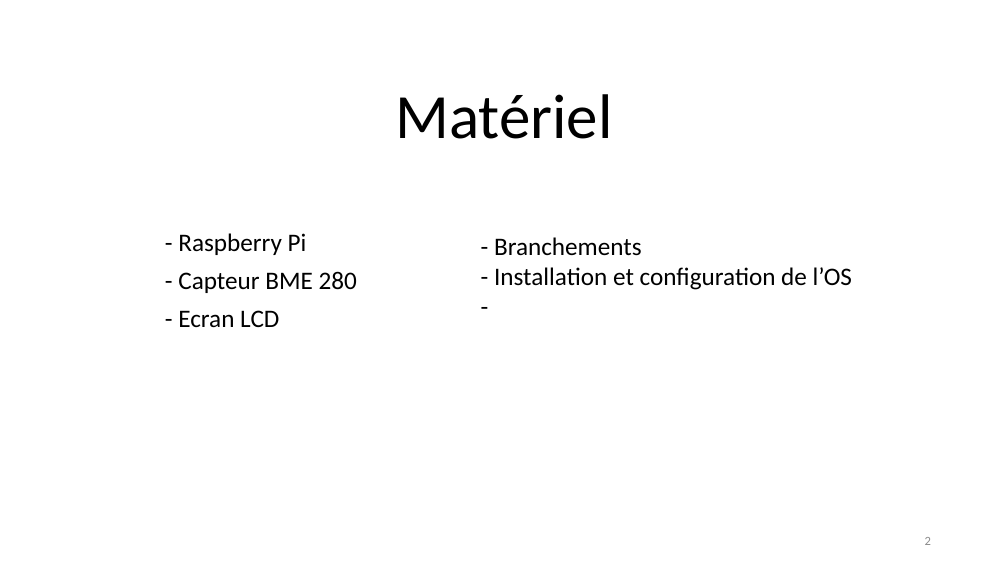
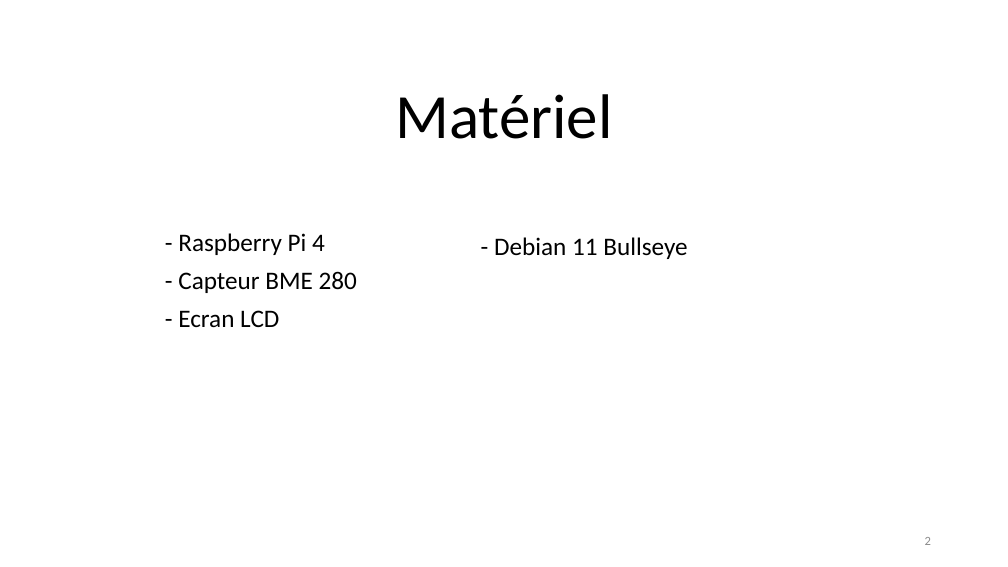
Before and after one commit to chopinvictor/CUBES-2, a slide deck: slide 2 of Présentation CUBE 2.pptx. Drawn at 1008x567 pixels with LibreOffice and Linux fonts; fonts in the diff are those of the drawing; background and template pictures are left out. Boxes give left, top, right and bottom in pixels: in the first picture for what was removed or moved away, otherwise in the second. Text is boxed around its words. In the diff, an @@ line names an element or a change of style, - is before the commit and + after.

```diff
--- a/Présentation CUBE 2.pptx
+++ b/Présentation CUBE 2.pptx
@@ subtitle at [178, 233, 325, 255]: text changed @@
-- Raspberry Pi
+- Raspberry Pi 4
@@ text at [494, 237, 687, 259]: text changed @@
-- Branchements
-- Installation et configuration de l’OS
--
+- Debian 11 Bullseye
```
Also in this commit, not shown: 3 other slides changed, 1 other file.
